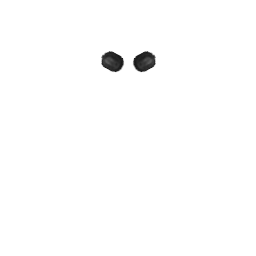
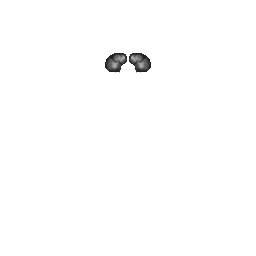
Before/after of a (256, 256) layered artwork. What changed in the layer stack:
removed layer "neck" over left=101, top=51, right=156, bottom=73
added layer "NeckPads" (1st of 2) above "NeckPads" over left=104, top=53, right=152, bottom=73
